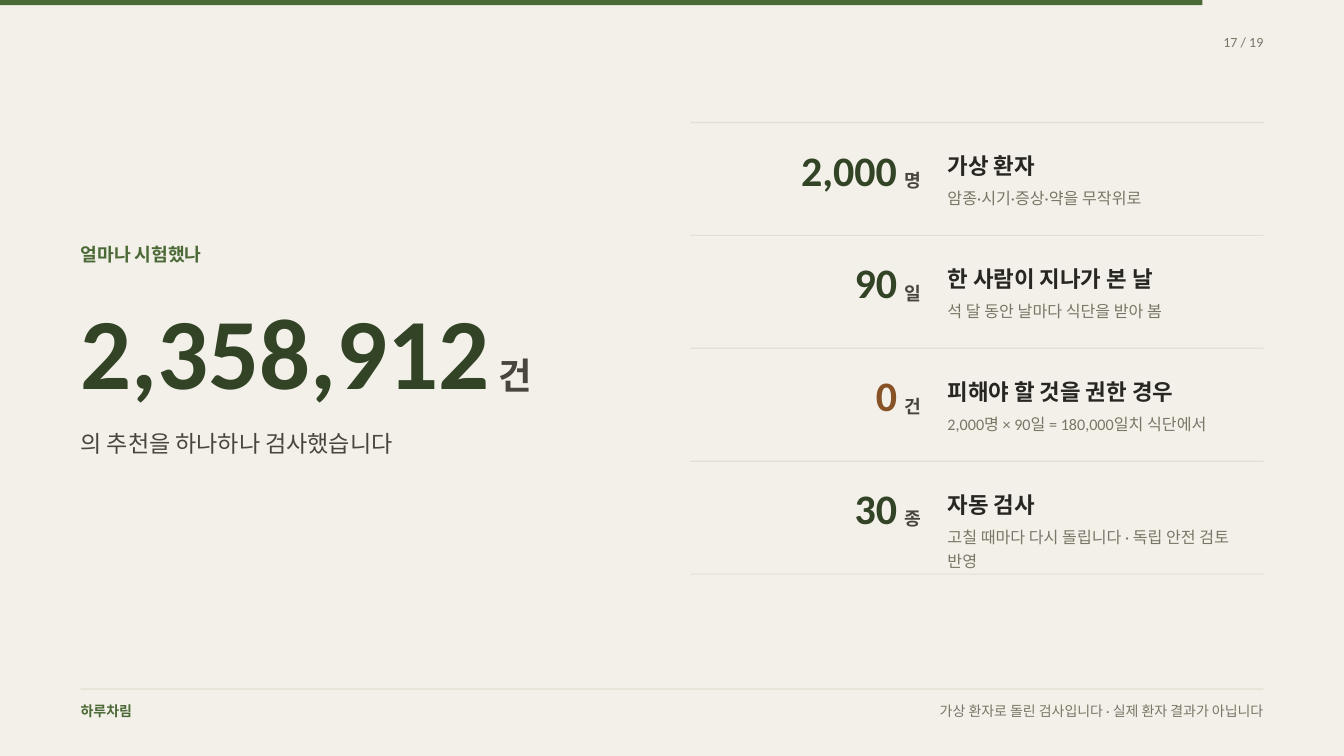
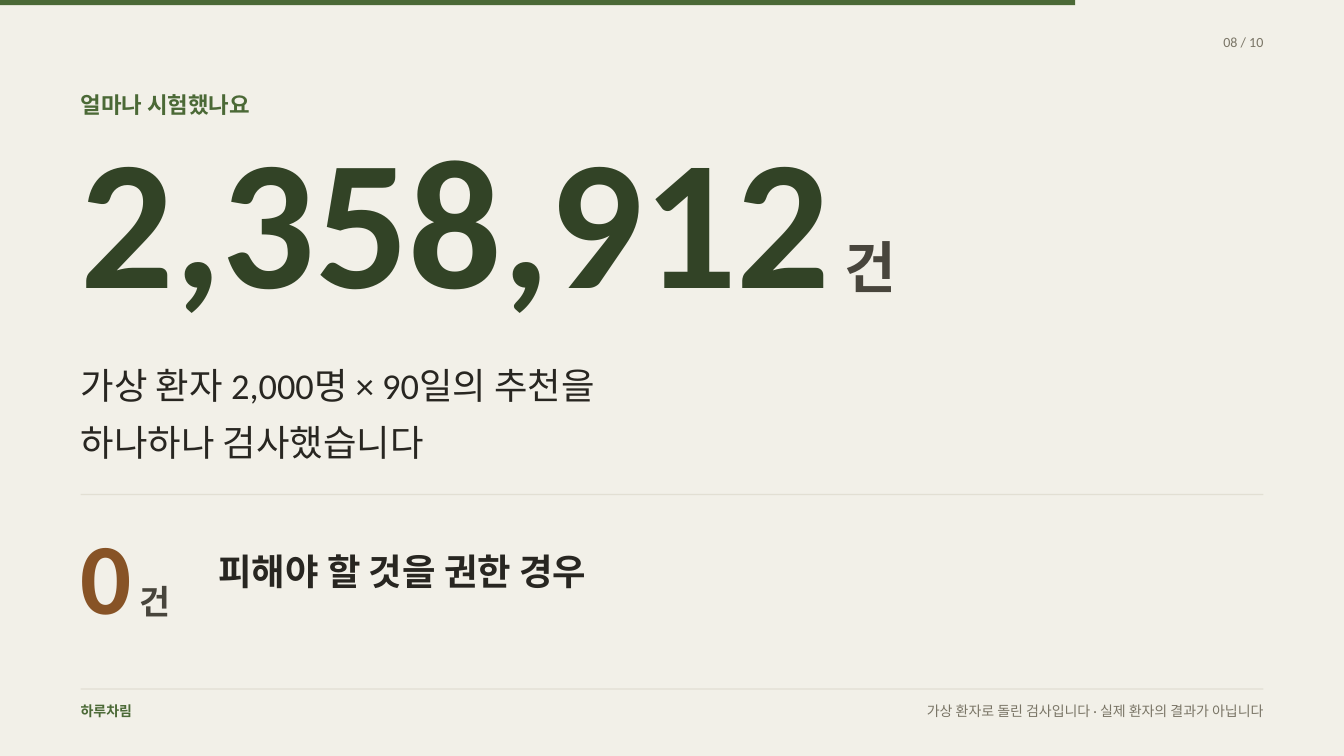
Before and after one commit to rohkwangwon-lang/harucharim-app, a slide deck: slide 8 of docs/홍보/하루차림-환자-발표.pptx (slide 17 before the commit). Drawn at 1344x756 pixels with LibreOffice and Linux fonts; fonts in the diff are those of the drawing. Boxes give left, top, right and bottom in pixels: in the first picture for what was removed or moved away, otherwise in the second. Text is boxed around its words. In the diff, an @@ line names an element or a change of style, - is before the commit and + after.

```diff
--- a/docs/홍보/하루차림-환자-발표.pptx
+++ b/docs/홍보/하루차림-환자-발표.pptx
@@ rectangle: place and size @@
-rectangle at box(0, 0, 1203, 5)
+rectangle at box(0, 0, 1076, 5)
@@ text at box(1223, 37, 1263, 47): text changed @@
-17 / 19
+08 / 10
@@ text at box(81, 94, 250, 115): text changed; size 13 to 16 pt @@
-얼마나 시험했나
+얼마나 시험했나요
@@ text "2,358,912 건": place and size @@
-text "2,358,912 건" at box(81, 319, 531, 403)
+text "2,358,912 건" at box(81, 160, 896, 313)
@@ text "2,358,912 건" at box(81, 160, 896, 313): size 72 to 132 pt; size 26 to 40 pt in "건" @@
@@ rectangle removed at box(691, 122, 1263, 123) @@
@@ text removed at box(801, 158, 897, 192) @@
-2,000
@@ text removed at box(904, 171, 921, 189) @@
-명
@@ text removed at box(947, 155, 1035, 176) @@
-가상 환자
@@ text removed at box(947, 190, 1141, 205) @@
-암종·시기·증상·약을 무작위로
@@ rectangle removed at box(691, 235, 1263, 236) @@
@@ text removed at box(947, 268, 1153, 289) @@
-한 사람이 지나가 본 날
@@ text removed at box(855, 270, 897, 299) @@
-90
@@ text removed at box(904, 284, 921, 302) @@
-일
@@ text removed at box(947, 303, 1162, 318) @@
-석 달 동안 날마다 식단을 받아 봄
@@ rectangle removed at box(691, 348, 1263, 349) @@
@@ text at box(81, 368, 594, 459): text changed; size 16.5 to 26 pt; text colour #48453C to #282621 @@
-의 추천을 하나하나 검사했습니다
+가상 환자 2,000명 × 90일의 추천을
+하나하나 검사했습니다
@@ text removed at box(904, 397, 921, 415) @@
-건
@@ text removed at box(947, 416, 1206, 432) @@
-2,000명 × 90일 = 180,000일치 식단에서
@@ rectangle removed at box(691, 461, 1263, 462) @@
@@ rectangle added at box(81, 494, 1263, 495), fill #E2DFD3 @@
@@ text removed at box(855, 496, 897, 525) @@
-30
@@ text removed at box(947, 494, 1035, 515) @@
-자동 검사
@@ text "피해야 할 것을 권한 경우": place and size @@
-text "피해야 할 것을 권한 경우" at box(947, 381, 1173, 402)
+text "피해야 할 것을 권한 경우" at box(218, 554, 586, 589)
@@ text "피해야 할 것을 권한 경우" at box(218, 554, 586, 589): size 16 to 26 pt @@
@@ text removed at box(904, 510, 921, 527) @@
-종
@@ text removed at box(947, 529, 1229, 568) @@
-고칠 때마다 다시 돌립니다 · 독립 안전 검토
-반영
@@ text at box(81, 548, 170, 617): text changed; size 30 to 72 pt @@
-0
+0 건
@@ text at box(927, 704, 1263, 717): text changed @@
-가상 환자로 돌린 검사입니다 · 실제 환자 결과가 아닙니다
+가상 환자로 돌린 검사입니다 · 실제 환자의 결과가 아닙니다
```
Also in this commit, not shown: 7 other slides changed, 2 slides added, 11 slides removed, 32 other files.
